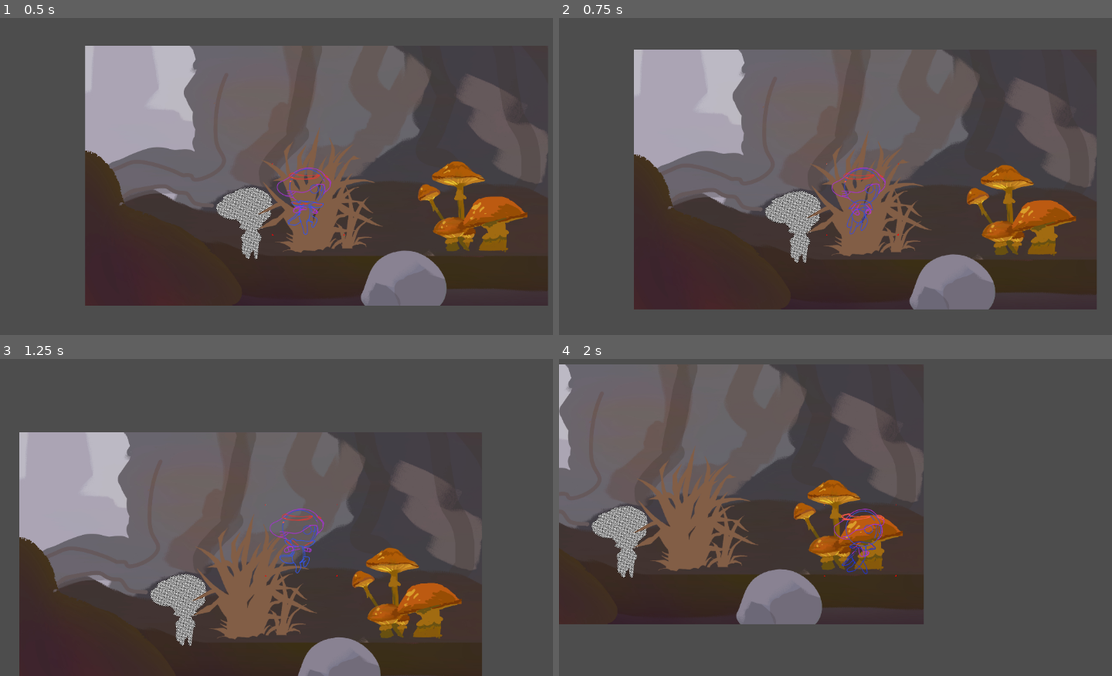
Above: before the commit, frames 1-4 (two rows, left to right).
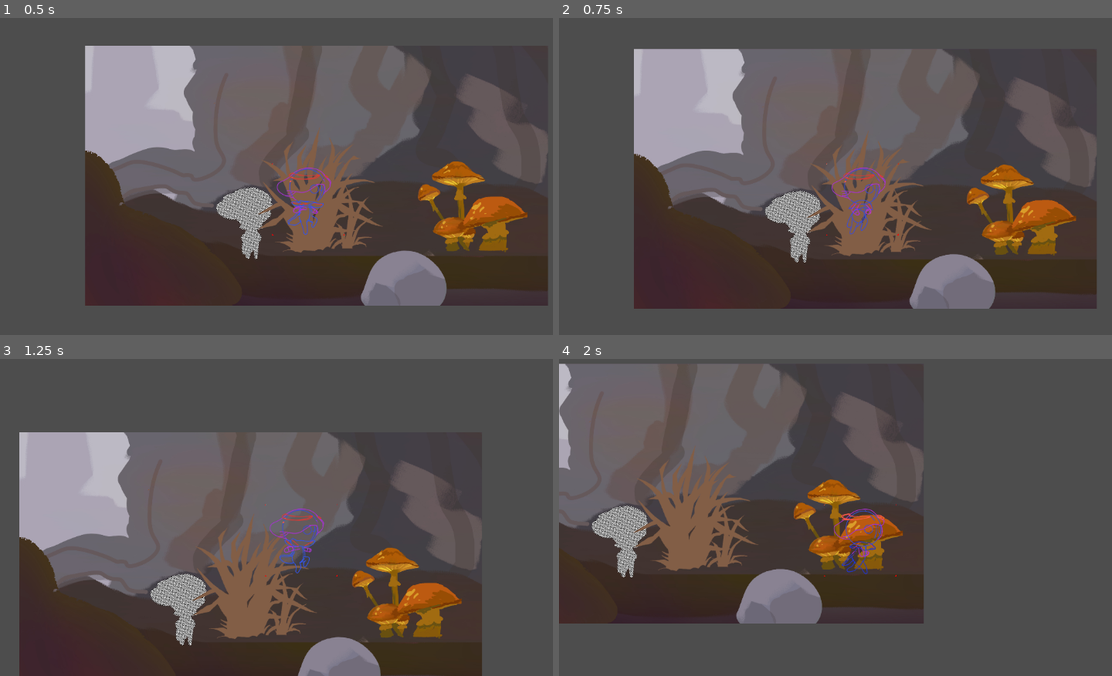
Above: after the commit, the same moments.

Repository: RodrigoCCG/Spore-Medley
Game: Godot game, scene res://Environments/MainScene.tscn
Same seed, same stepped clock (60 frames per second), same inputs: the game is played once before the commit and once after it.
Inputs:
- Up to frame 1 (0.5 s): no input
- Up to frame 2 (0.75 s): tap Enter (ui_accept) at 0.5 s; hold Right (ui_right) from 0.53 s (still down); hold Space from 0.53 s (still down)
- Up to frame 3 (1.25 s): keep holding Right (ui_right); keep holding Space; tap Enter (ui_accept) at 0.77 s; tap Z at 0.8 s
- Up to frame 4 (2 s): keep holding Right (ui_right); release Space at 1.28 s; tap Z at 1.35 s; tap Enter (ui_accept) at 1.52 s; tap Space at 1.55 s

Frame 1 is identical in both runs. In frame 2, 1.2% of the frame differs, in the area x 13-98%, y 9-92%; in frame 3, 0.9%; in frame 4, 1.1%.

Commit message:
Wall Jump Fixes and Hit Box change

Diff:
--- a/Assets/Baby/Baby.tscn
+++ b/Assets/Baby/Baby.tscn
@@ -128,8 +128,8 @@
 "speed": 10.0
 }]
 
-[sub_resource type="CapsuleShape2D" id="CapsuleShape2D_3vuaj"]
-height = 31.1761
+[sub_resource type="RectangleShape2D" id="RectangleShape2D_6la7c"]
+size = Vector2(20, 34.6555)
 
 [node name="CharacterBody2D" type="CharacterBody2D"]
 script = ExtResource("1_boxct")
@@ -140,9 +140,9 @@
 animation = &"Impact"
 
 [node name="CollisionShape2D" type="CollisionShape2D" parent="."]
-position = Vector2(0, -112)
+position = Vector2(0, -125.5)
 scale = Vector2(5.865, 7.185)
-shape = SubResource("CapsuleShape2D_3vuaj")
+shape = SubResource("RectangleShape2D_6la7c")
 
 [node name="Camera2D" type="Camera2D" parent="."]
 zoom = Vector2(0.45, 0.45)
--- a/Assets/Baby/Scripts/BabyControl.gd
+++ b/Assets/Baby/Scripts/BabyControl.gd
@@ -91,7 +91,11 @@
 			LAST_DIRECTION *= -1
 			velocity.x = HORIZONTAL_SPEED_CAP * LAST_DIRECTION
 			DASHING = true
-			await get_tree().create_timer(0.5).timeout
+			await get_tree().create_timer(0.05).timeout
+			if is_on_wall() or is_on_floor():
+				DASHING = false
+			else:
+				await get_tree().create_timer(0.45).timeout
 			DASHING = false
 	WALLGRAB = false
 
--- a/Assets/Camera/CameraScript.gd
+++ b/Assets/Camera/CameraScript.gd
@@ -11,7 +11,7 @@
 	pass # Replace with function body.
 
 # Called every frame. 'delta' is the elapsed time since the previous frame.
-func _process(delta):
+func _process(_delta):
 
 	var direction_vertical = Input.get_axis("ui_up","ui_down")
 	if direction_vertical:
--- a/Leveldesign/Stages/Stage_1.tscn
+++ b/Leveldesign/Stages/Stage_1.tscn
@@ -13,23 +13,23 @@
 0:0/0/terrain_set = 0
 0:0/0/physics_layer_0/linear_velocity = Vector2(0, 0)
 0:0/0/physics_layer_0/angular_velocity = 0.0
-0:0/0/physics_layer_0/polygon_0/points = PackedVector2Array(-75, -75, 75, -75, 75, 75, -75, 75)
+0:0/0/physics_layer_0/polygon_0/points = PackedVector2Array(53.7401, -75, 75, -55.1543, 75, 55.1543, 53.7401, 75, -56.5685, 75, -75, 53.7401, -75, -55.1543, -56.5685, -75)
 1:0/0 = 0
 1:0/0/terrain_set = 0
 1:0/0/physics_layer_0/linear_velocity = Vector2(0, 0)
 1:0/0/physics_layer_0/angular_velocity = 0.0
-1:0/0/physics_layer_0/polygon_0/points = PackedVector2Array(-75, -75, 75, -75, 75, 75, -75, 75)
+1:0/0/physics_layer_0/polygon_0/points = PackedVector2Array(53.7401, -75, 75, -55.1543, 75, 55.1543, 53.7401, 75, -56.5685, 75, -75, 53.7401, -75, -55.1543, -56.5685, -75)
 2:0/0 = 0
 2:0/0/terrain_set = 0
 2:0/0/physics_layer_0/linear_velocity = Vector2(0, 0)
 2:0/0/physics_layer_0/angular_velocity = 0.0
-2:0/0/physics_layer_0/polygon_0/points = PackedVector2Array(-75, -75, 75, -75, 75, 75, -75, 75)
+2:0/0/physics_layer_0/polygon_0/points = PackedVector2Array(53.7401, -75, 75, -55.1543, 75, 55.1543, 53.7401, 75, -56.5685, 75, -75, 53.7401, -75, -55.1543, -56.5685, -75)
 
 [sub_resource type="TileSet" id="TileSet_d6ak0"]
 tile_size = Vector2i(150, 150)
 physics_layer_0/collision_layer = 1
 physics_layer_0/physics_material = SubResource("PhysicsMaterial_apent")
-terrain_set_0/mode = 2
+terrain_set_0/mode = 0
 sources/0 = SubResource("TileSetAtlasSource_w1ydt")
 
 [node name="Node2D" type="Node2D"]
